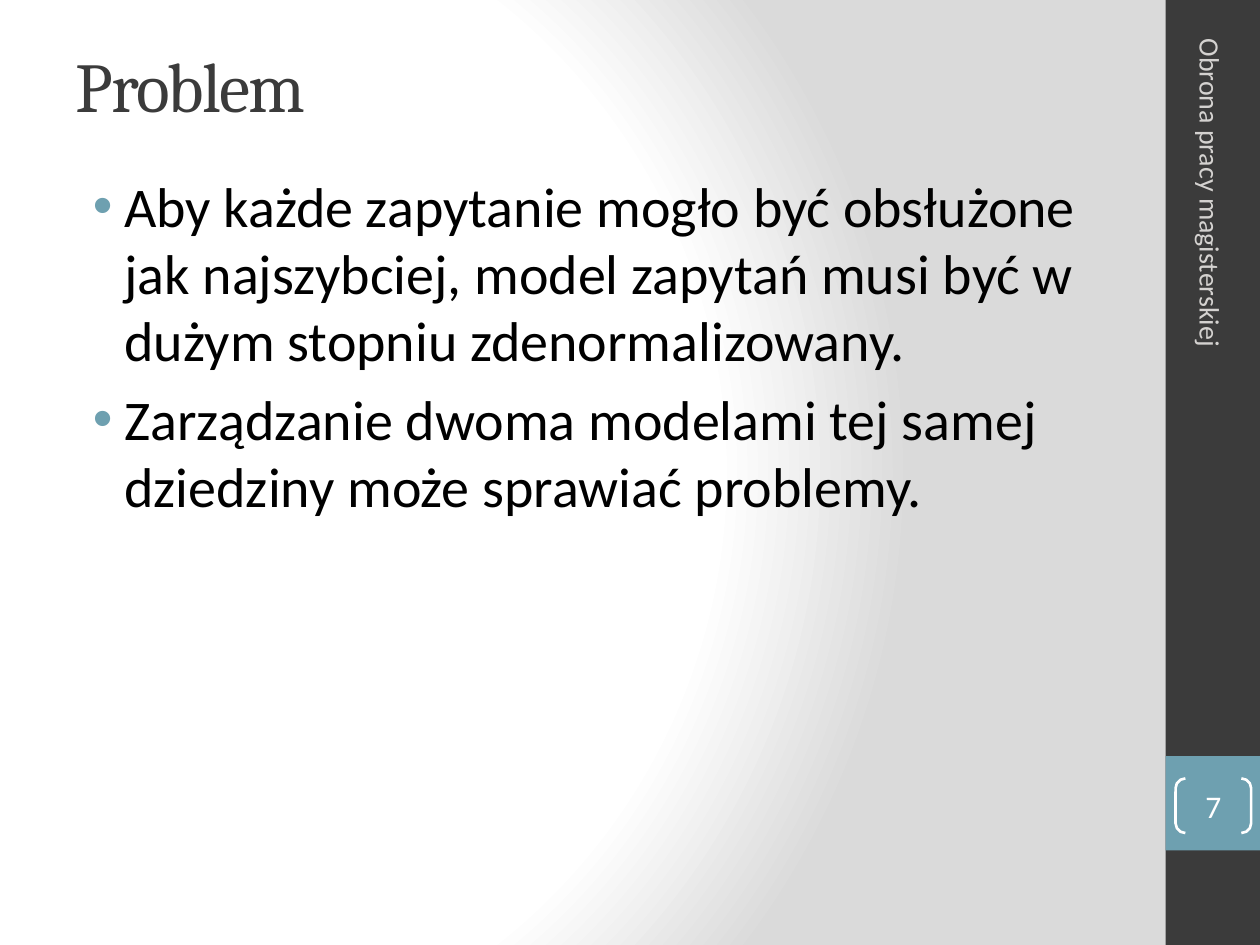
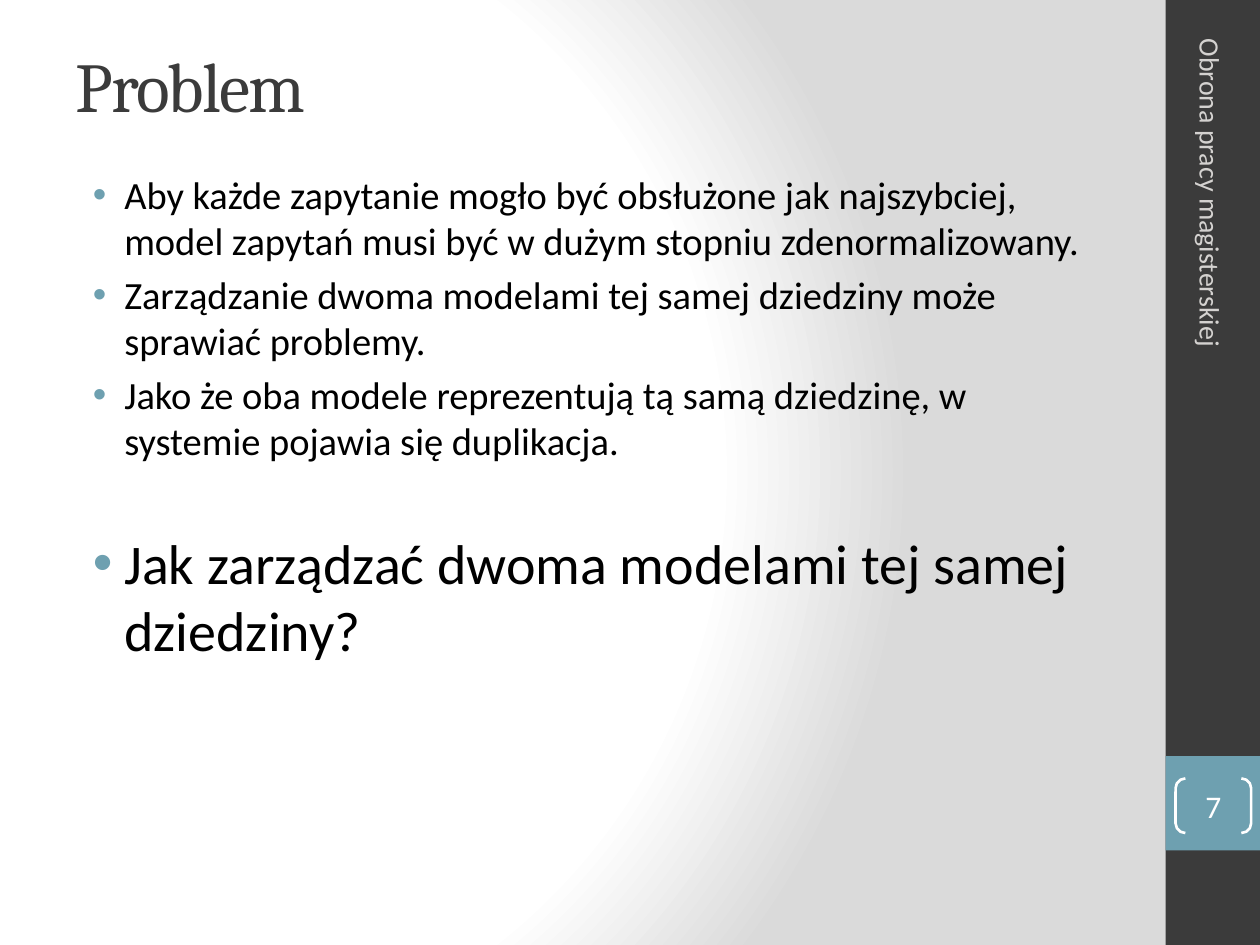
Before and after one commit to manisero/MasterThesis, a slide deck: slide 7 of thesis/presentation/presentation.pptx. Drawn at 1260x945 pixels with LibreOffice and Linux fonts; fonts in the diff are those of the drawing. Boxes give left, top, right and bottom in pixels: in the first picture for what was removed or moved away, otherwise in the second. Text is boxed around its words. In the diff, an @@ line names an element or a change of style, - is before the commit and + after.

```diff
--- a/thesis/presentation/presentation.pptx
+++ b/thesis/presentation/presentation.pptx
@@ text at (124, 182, 1079, 362): size 32 to 22 pt in "Aby każde zapytanie mogło być obsłużone jak ...", "Zarządzanie dwoma modelami tej samej dziedziny może ..."; less space between paragraphs @@
@@ text at (124, 382, 1068, 660): paragraphs added @@
+• Jako że oba modele reprezentują tą samą dziedzinę, w systemie pojawia się duplikacja.
+• Jak zarządzać dwoma modelami tej samej dziedziny?
```
Also in this commit, not shown: 6 other slides changed, 5 slides added, 1 slide removed, 6 other files.
